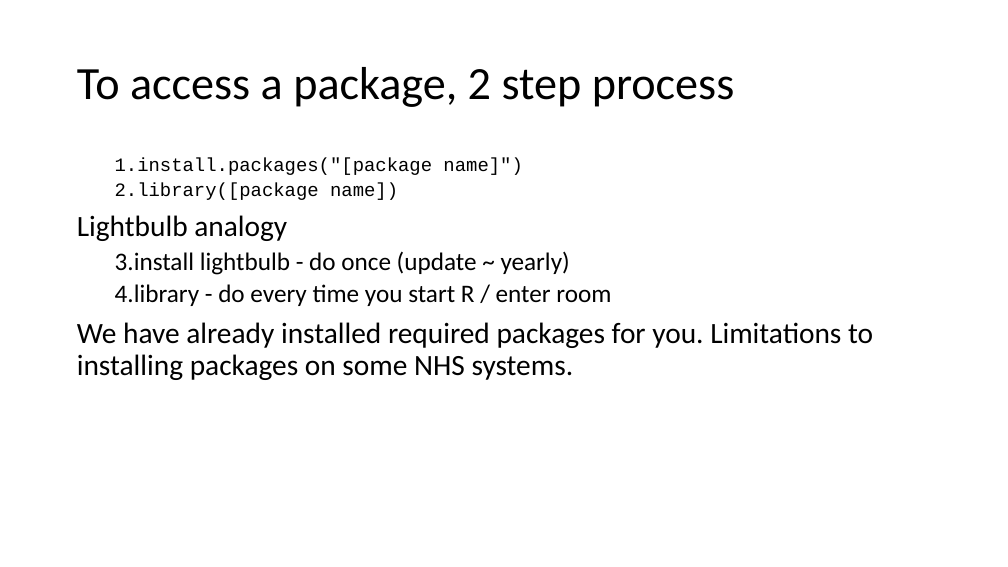
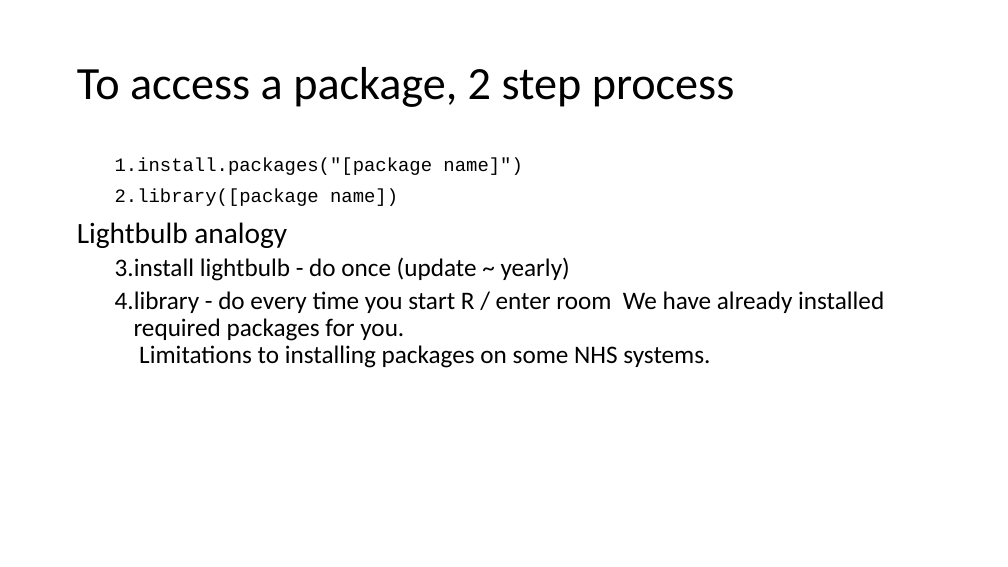
Before and after one commit to uclh-criu/learning-datascience, a slide deck: slide 42 of sessions/2-R-intro.pptx. Drawn at 1008x567 pixels with LibreOffice and Linux fonts; fonts in the diff are those of the drawing. Boxes give left, top, right and bottom in pixels: in the first picture for what was removed or moved away, otherwise in the second. Text is boxed around its words. In the diff, an @@ line names an element or a change of style, - is before the commit and + after.

```diff
--- a/sessions/2-R-intro.pptx
+++ b/sessions/2-R-intro.pptx
@@ text at (115, 291, 884, 368): text changed; size 28 to 24 pt @@
-  2. library - do every time you start R / enter room
-We have already installed required packages for you. Limitations to installing packages on some NHS systems.
+  2. library - do every time you start R / enter room We have already installed required packages for you.
+     Limitations to installing packages on some NHS systems.
```
Also in this commit, not shown: 1 other slide changed, 16 other files.
